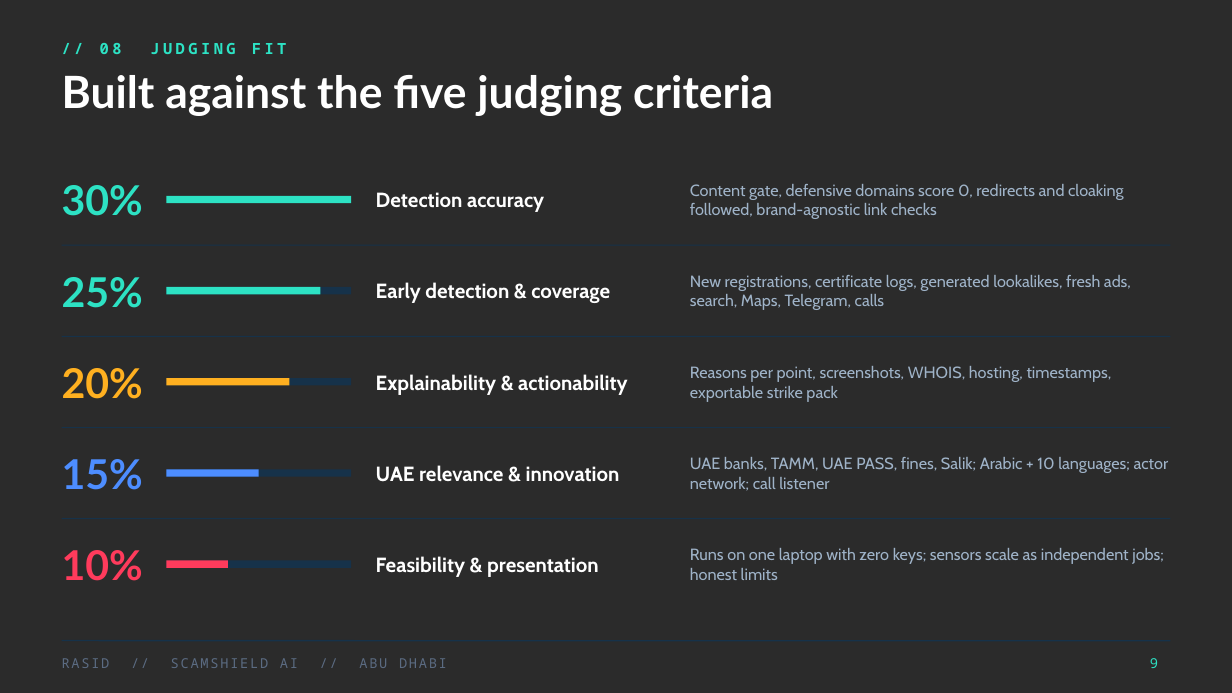
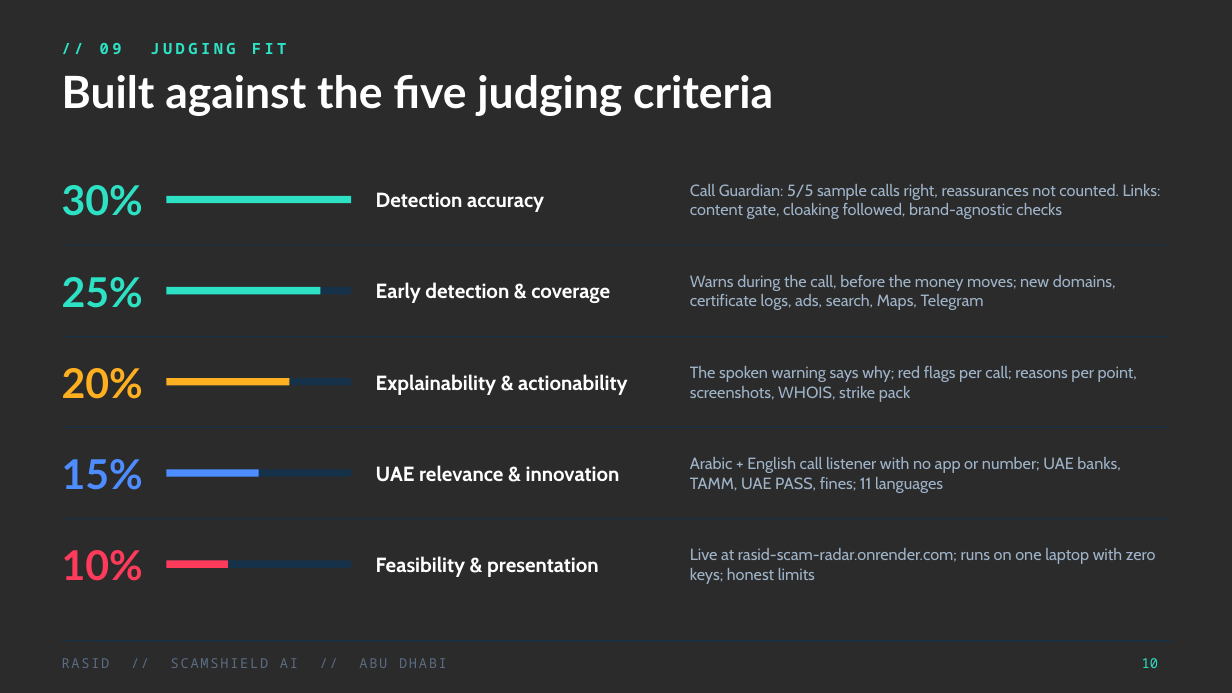
Before and after one commit to OmerWasyhun/rasid-scam-radar, a slide deck: slide 10 of RASID-ScamShield-pitch.pptx (slide 9 before the commit). Drawn at 1232x693 pixels with LibreOffice and Linux fonts; fonts in the diff are those of the drawing; background and template pictures are left out; a plain dark background stands for a picture behind light text. Boxes give left, top, right and bottom in pixels: in the first picture for what was removed or moved away, otherwise in the second. Text is boxed around its words. In the diff, an @@ line names an element or a change of style, - is before the commit and + after.

```diff
--- a/RASID-ScamShield-pitch.pptx
+++ b/RASID-ScamShield-pitch.pptx
@@ text at (100, 43, 287, 54): text changed @@
-// 08 JUDGING FIT
+// 09 JUDGING FIT
@@ text at (690, 184, 1161, 219): text changed @@
-Content gate, defensive domains score 0, redirects and cloaking followed, brand-agnostic link checks
+Call Guardian: 5/5 sample calls right, reassurances not counted. Links: content gate, cloaking followed, brand-agnostic checks
@@ text at (690, 275, 1116, 310): text changed @@
-New registrations, certificate logs, generated lookalikes, fresh ads, search, Maps, Telegram, calls
+Warns during the call, before the money moves; new domains, certificate logs, ads, search, Maps, Telegram
@@ text at (690, 366, 1137, 402): text changed @@
-Reasons per point, screenshots, WHOIS, hosting, timestamps, exportable strike pack
+The spoken warning says why; red flags per call; reasons per point, screenshots, WHOIS, strike pack
@@ text at (690, 457, 1120, 493): text changed @@
-UAE banks, TAMM, UAE PASS, fines, Salik; Arabic + 10 languages; actor network; call listener
+Arabic + English call listener with no app or number; UAE banks, TAMM, UAE PASS, fines; 11 languages
@@ text at (690, 548, 1156, 584): text changed @@
-Runs on one laptop with zero keys; sensors scale as independent jobs; honest limits
+Live at rasid-scam-radar.onrender.com; runs on one laptop with zero keys; honest limits
@@ page number at (1142, 658, 1158, 668): text changed @@
-9
+10
```
Also in this commit, not shown: 9 other slides changed, 1 slide added, 4 other files.
